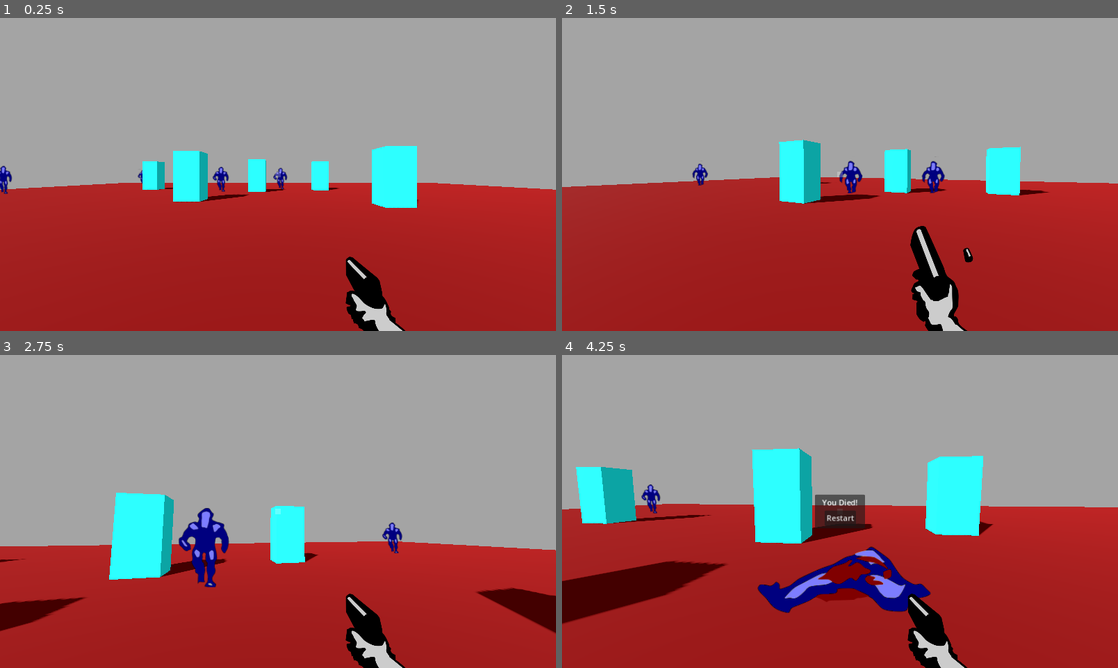
Above: before the commit, frames 1-4 (two rows, left to right).
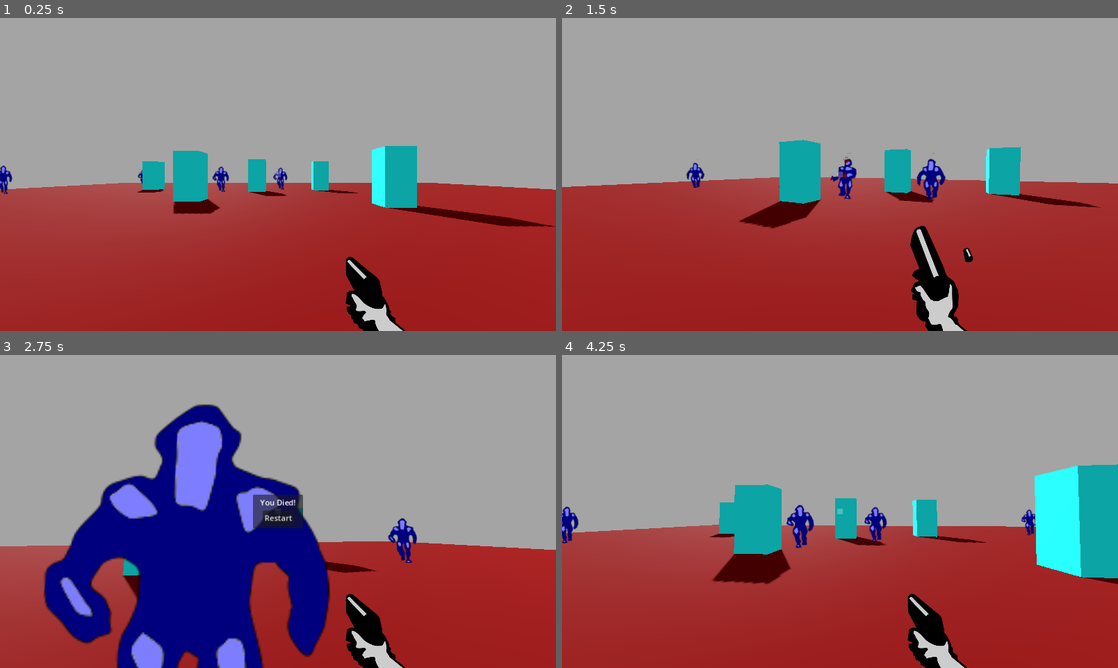
Above: after the commit, the same moments.

Repository: Genussmensch/OTIS
Game: Godot game, scene res://world.tscn
Two runs of this game, one before a commit and one after it. Both use one fixed random seed, a clock stepped at 60 frames per second and the inputs below.
Inputs (mouse positions are in pixels of both pictures, inside the frame that each line leads up to):
- Up to frame 1 (0.25 s): no input
- Up to frame 2 (1.5 s): move the mouse to (867, 174) at 0.52 s; hold W (move_forwards) from 0.53 s (still down); click (867, 174) at 0.6 s; move the mouse to (812, 174) at 1.27 s; click (812, 174) at 1.35 s
- Up to frame 3 (2.75 s): keep holding W (move_forwards); move the mouse to (289, 505) at 2.02 s; click (289, 505) at 2.1 s
- Up to frame 4 (4.25 s): release W (move_forwards) at 2.75 s; click (840, 517) at 2.75 s, where only the run after the commit has a clickable "Restart"; move the mouse to (834, 517) at 3.52 s; hold W (move_forwards) from 3.53 s (still down); click (834, 517) at 3.6 s

The runs differ from the first frame. In frame 1, 9.0% of the frame differs, in the area x 0-100%, y 40-68%; in frame 2, 6.9%; in frame 3, 30%, in the area x 0-100%, y 15-100%; in frame 4, 30%.

Commit message:
Tileset
Demo-Tileset erstellt

Diff:
--- a/CharacterBody3D.gd
+++ b/CharacterBody3D.gd
@@ -2,9 +2,8 @@
 
 
 @onready var animated_sprite_3d = $AnimatedSprite3D
-
-@export var move_speed = 2.0
-@export var attack_range = 2.0
+@export var move_speed = 4.0
+@export var attack_range = 1.5
 
 @onready var player : CharacterBody3D = get_tree().get_first_node_in_group("player")
 var dead = false
--- /dev/null
+++ b/level_1_tileset.tscn
@@ -0,0 +1,26 @@
+[gd_scene load_steps=3 format=3 uid="uid://de40c1qgsyi8s"]
+
+[ext_resource type="PackedScene" uid="uid://cu3y6vfmciq88" path="res://ASSETS/BLENDER/Level1Tileset.glb" id="1_ojjo2"]
+
+[sub_resource type="MeshLibrary" id="MeshLibrary_g228v"]
+resource_local_to_scene = true
+
+[node name="Level1Tileset" instance=ExtResource("1_ojjo2")]
+
+[node name="zweiwand" parent="." index="0"]
+transform = Transform3D(0, 0, 0.5, 0, 0.5, 0, -0.5, 0, 0, 0.5, 0, 0.5)
+metadata/_edit_group_ = true
+
+[node name="dreiwand" parent="." index="1"]
+transform = Transform3D(0, 0, 0.5, 0, 0.5, 0, -0.5, 0, 0, -0.5, 0, -0.5)
+
+[node name="einwand" parent="." index="2"]
+transform = Transform3D(-0.499753, 0, -4.36898e-08, 0, 0.499753, 0, 4.36898e-08, 0, -0.499753, -0.5, 0, 0.5)
+
+[node name="keinwand" parent="." index="3"]
+transform = Transform3D(0.506256, 0, 0, 0, 0.506256, 0, 0, 0, 0.506256, 0.5, 0, 1.5)
+
+[node name="GridMap" type="GridMap" parent="." index="4"]
+transform = Transform3D(1.00546, 0, 0, 0, 1.00546, 0, 0, 0, 1.00546, 0, 0, 0)
+mesh_library = SubResource("MeshLibrary_g228v")
+cell_size = Vector3(1, 1, 1)
--- a/world.gd
+++ b/world.gd
@@ -7,5 +7,5 @@
 
 
 # Called every frame. 'delta' is the elapsed time since the previous frame.
-func _process(delta):
+func _process(_delta):
 	pass
--- a/world.tscn
+++ b/world.tscn
@@ -86,7 +86,7 @@
 environment = SubResource("Environment_2bx7j")
 
 [node name="DirectionalLight3D" type="DirectionalLight3D" parent="WorldEnvironment"]
-transform = Transform3D(0.810512, 0.337002, -0.479061, 0, 0.817899, 0.575362, 0.585722, -0.466338, 0.662917, 0, 8.42502, 0)
+transform = Transform3D(-0.889799, 0.262568, -0.37325, 5.23676e-08, 0.817899, 0.575362, 0.456352, 0.511957, -0.727766, 0, 8.42502, 0)
 shadow_enabled = true
 
 [node name="music" type="AudioStreamPlayer" parent="."]
Not shown, added: ASSETS/BLENDER/Level1Tiles.blend.import
Binary file added: ASSETS/BLENDER/Level1Tileset.glb
Not shown, added: ASSETS/BLENDER/Level1Tileset.glb.import
Binary file added: ASSETS/BLENDER/Level1Tileset_atlas.png
Not shown, added: ASSETS/BLENDER/Level1Tileset_atlas.png.import
Not shown, added: ASSETS/BLENDER/Level1Tiles.blend
Not shown, added: ASSETS/BLENDER/Level1Tiles.blend1
